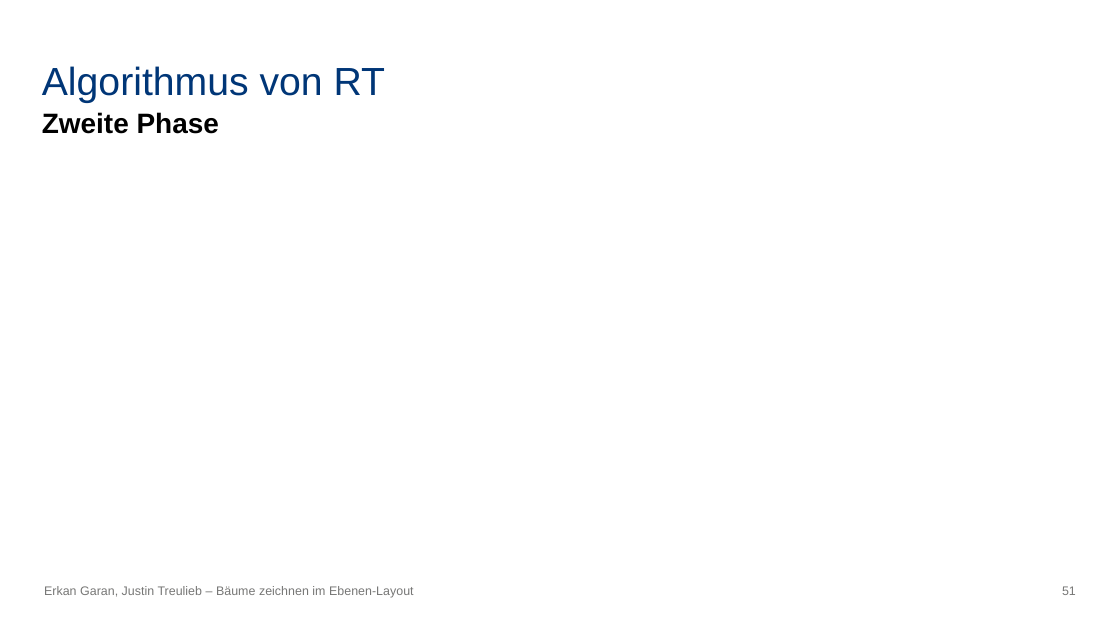
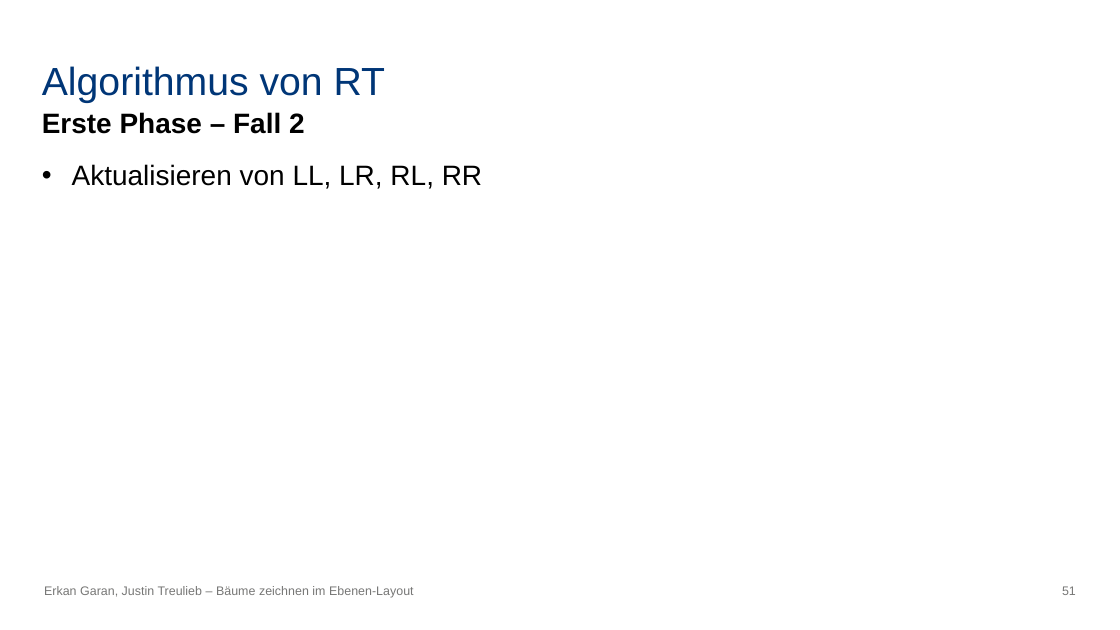
Before and after one commit to erkangrn/Praxsiprojekt, a slide deck: slide 51 of Powerpoint/Bäume zeichnen im Ebenen-Layout.pptx. Drawn at 1120x630 pixels with LibreOffice and Linux fonts; fonts in the diff are those of the drawing. Boxes give left, top, right and bottom in pixels: in the first picture for what was removed or moved away, otherwise in the second. Text is boxed around its words. In the diff, an @@ line names an element or a change of style, - is before the commit and + after.

```diff
--- a/Powerpoint/Bäume zeichnen im Ebenen-Layout.pptx
+++ b/Powerpoint/Bäume zeichnen im Ebenen-Layout.pptx
@@ text at bbox=[42, 112, 305, 134]: text changed @@
-Zweite Phase
+Erste Phase – Fall 2
@@ text added at bbox=[72, 164, 482, 189], 18 pt, text #000000 @@
+• Aktualisieren von LL, LR, RL, RR
```
Also in this commit, not shown: 2 other slides changed, 11 slides added.
